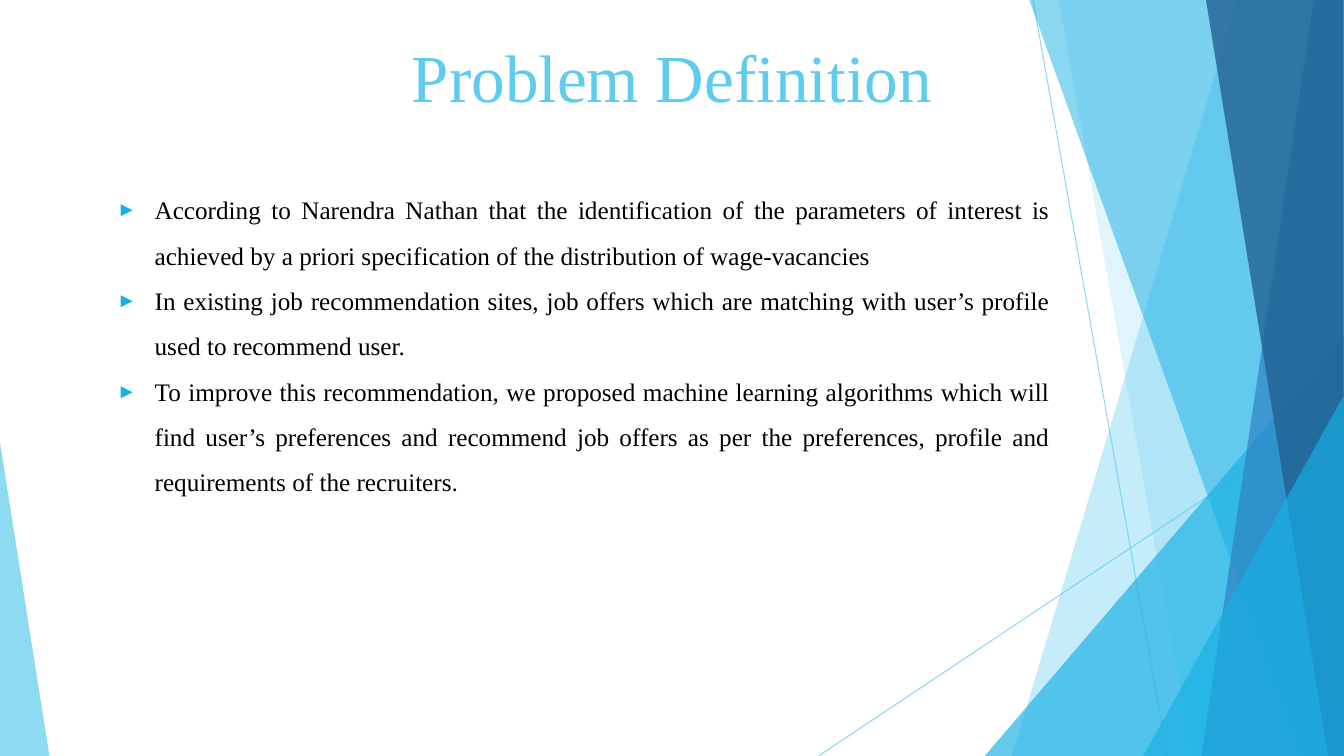
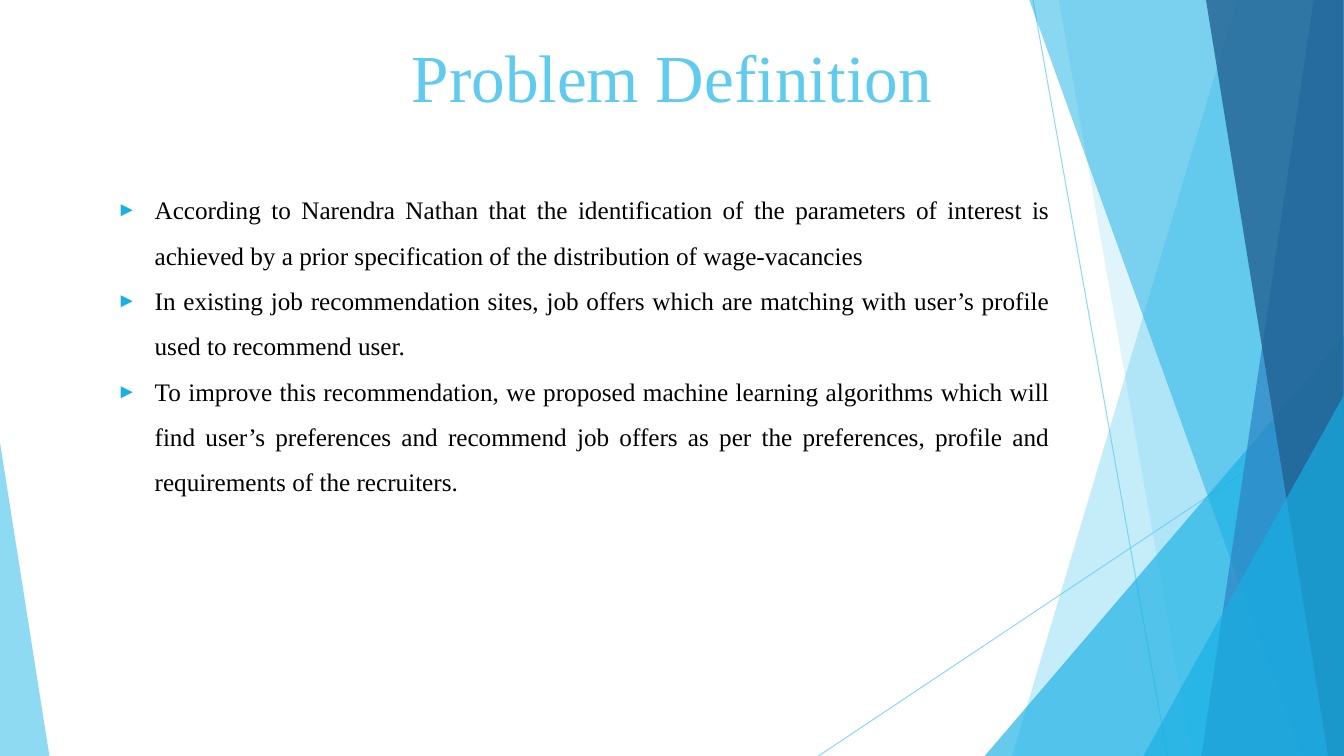
Before and after one commit to Vaibhav-Dharmik/project_reports_final_yr, a slide deck: slide 3 of final_submission_ppt.pptx. Drawn at 1344x756 pixels with LibreOffice and Linux fonts; fonts in the diff are those of the drawing. Boxes give left, top, right and bottom in pixels: in the first picture for what was removed or moved away, otherwise in the second. Text is boxed around its words. In the diff, an @@ line names an element or a change of style, - is before the commit and + after.

```diff
--- a/final_submission_ppt.pptx
+++ b/final_submission_ppt.pptx
@@ text at (155, 201, 1049, 271): text changed @@
-► According to Narendra Nathan that the identification of the parameters of interest is achieved by a priori specification of the distribution of wage-vacancies
+► According to Narendra Nathan that the identification of the parameters of interest is achieved by a prior specification of the distribution of wage-vacancies
```
Also in this commit, not shown: 1 other slide changed, 1 other file.
